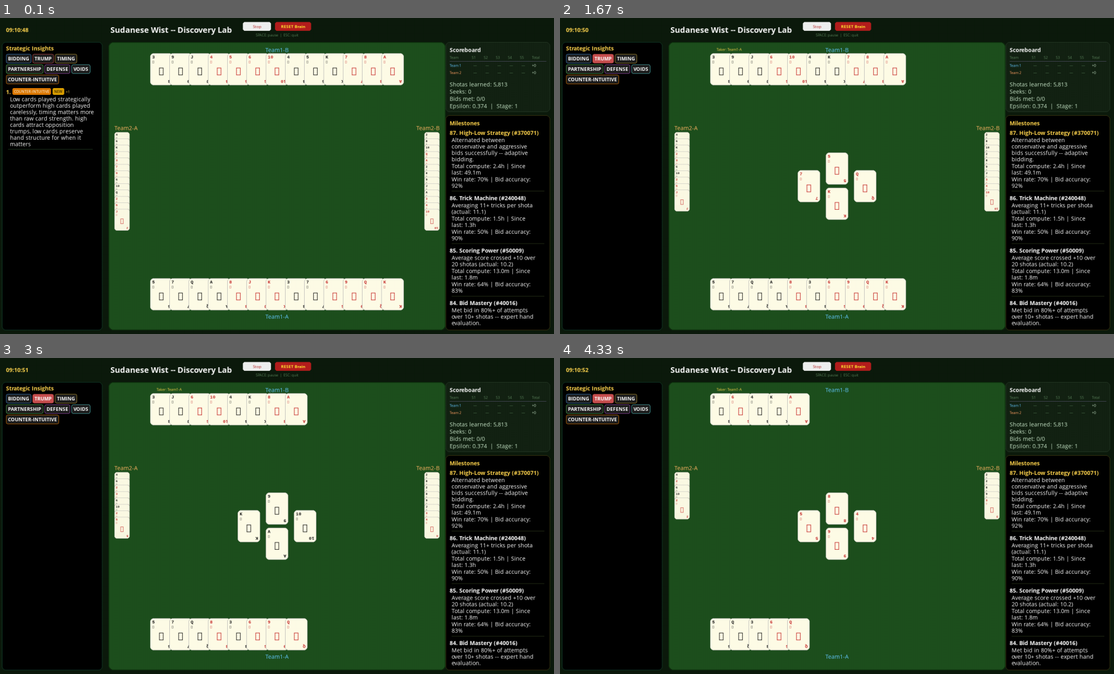
Above: before the commit, frames 1-4 (two rows, left to right).
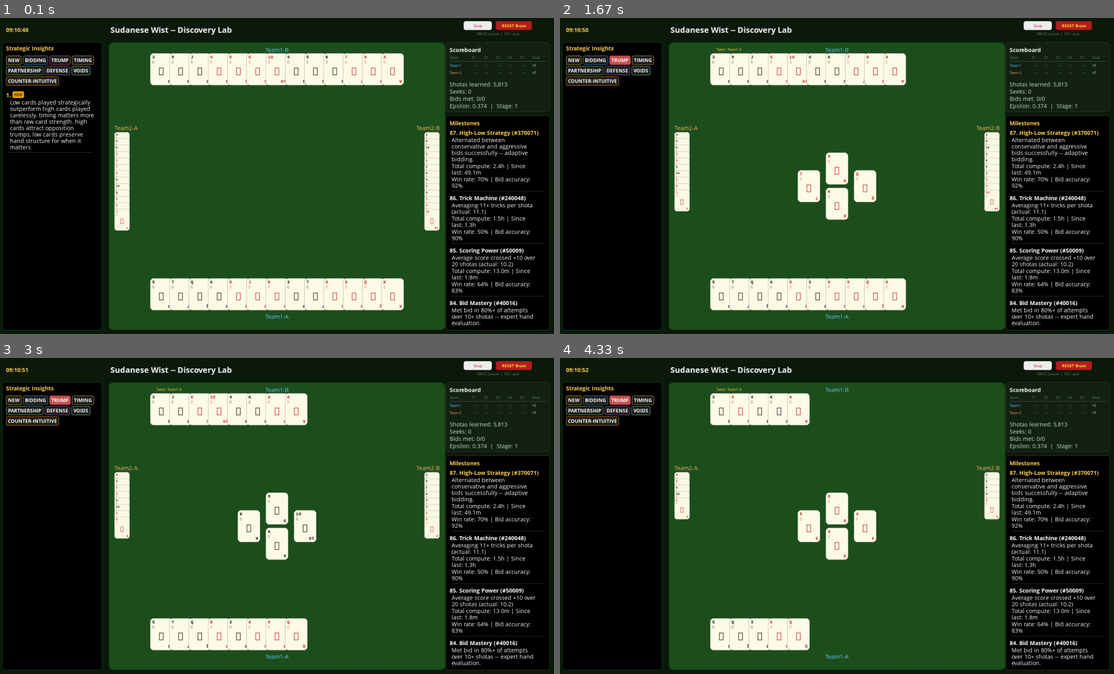
Above: after the commit, the same moments.

Repository: aamagzoub/engineering-intelligence
Game: pygame game, started from gui_wist_discovery/main.py
Same seed, same stepped clock (60 frames per second), same inputs: the game is played once before the commit and once after it.
Inputs (mouse positions are in pixels of both pictures, inside the frame that each line leads up to):
- Up to frame 1 (0.1 s): no input
- Up to frame 2 (1.67 s): click "NEW" at 0.38 s; click "BIDDING" at 0.72 s; click "TRUMP" at 1.05 s
- Up to frame 3 (3 s): click "Stop" at 1.88 s; tap Space at 2.17 s; click (260, 462) at 2.55 s
- Up to frame 4 (4.33 s): no input

The runs differ from the first frame. In frame 1, 3.3% of the frame differs, in the area x 1-96%, y 0-43%; in frame 2, 1.8%; in frame 3, 1.8%; in frame 4, 1.8%.

Commit message:
feat: v2.6.0 - NEW chip filter, confidence logic, buttons above scoreboard, steering rules

Diff:
--- a/gui_wist_discovery/renderer.py
+++ b/gui_wist_discovery/renderer.py
@@ -163,13 +163,13 @@
     # ─── Buttons ────────────────────────────────────────────────────────────────
 
     def _render_mode_btn(self, paused):
-        """Stop/Resume button + Reset button centered, with labels below."""
-        # Both buttons on one line, centered in header.
+        """Stop/Resume + Reset buttons above the scoreboard on the right side."""
+        px = SCREEN_WIDTH - 270
         btn_w, btn_h = 70, 22
         reset_w, reset_h = 90, 22
         total_w = btn_w + 10 + reset_w
-        start_x = (SCREEN_WIDTH - total_w) // 2
-        btn_y = 10
+        start_x = px + (260 - total_w) // 2
+        btn_y = 8
 
         # Stop/Resume button.
         btn = pygame.Rect(start_x, btn_y, btn_w, btn_h)
@@ -188,11 +188,11 @@
         t2 = self._btn_font_bold.render("RESET Brain", True, (255, 230, 50))
         self.screen.blit(t2, t2.get_rect(center=reset_btn.center))
 
-        # Labels below buttons, centered.
+        # Labels below buttons.
         label_text = "SPACE: pause  |  ESC: quit"
         label_surf = self.fonts["small"].render(label_text, True, TEXT_DIM)
-        label_x = (SCREEN_WIDTH - label_surf.get_width()) // 2
-        self.screen.blit(label_surf, (label_x, btn_y + btn_h + 4))
+        label_x = px + (260 - label_surf.get_width()) // 2
+        self.screen.blit(label_surf, (label_x, btn_y + btn_h + 3))
 
         return btn, reset_btn
 
@@ -332,6 +332,7 @@
 
     # Category colors for badges.
     _CAT_COLORS = {
+        "new": (220, 160, 0),
         "bidding": (60, 130, 200),
         "trump": (200, 80, 80),
         "timing": (180, 150, 50),
@@ -354,7 +355,7 @@
 
         # Title with gap after.
         self.screen.blit(self.fonts["large"].render("Strategic Insights", True, TEXT_GOLD), (15, y))
-        y += 24  # Extra gap after title before chips.
+        y += 28  # Gap after title before chips.
 
         # Category filter chips — after title, tight spacing.
         active_filter = state.get("insight_filter", None)
@@ -390,7 +391,7 @@
             chip_x += cw + 3
 
         state["_chip_rects"] = chip_rects
-        y = chip_y + ch + 10  # Extra gap after chips.
+        y = chip_y + ch + 14  # Gap after chips before insights list.
 
         insights = state.get("insights", [])
         if not insights:
@@ -400,8 +401,13 @@
 
         # Filter insights by category if a filter is active.
         if active_filter:
-            insights = [ins for ins in insights
-                        if (isinstance(ins, dict) and ins.get("category") == active_filter)]
+            if active_filter == "new":
+                insights = [ins for ins in insights
+                            if (isinstance(ins, dict) and ins.get("confidence", 1) <= 1)]
+            else:
+                insights = [ins for ins in insights
+                            if (isinstance(ins, dict) and ins.get("category") == active_filter
+                                and ins.get("confidence", 1) >= 2)]
 
         total = len(insights)
         insight_scroll = state.get("insight_scroll", 0)
@@ -447,21 +453,12 @@
             self.screen.blit(num_font.render(num_str, True, num_color), (x_cursor, y))
             x_cursor += num_font.size(num_str)[0]
 
-            # Category badge.
-            if category:
-                cat_color = self._CAT_COLORS.get(category, (120, 120, 120))
-                cat_text = category.upper()
-                cat_surf = small_font.render(cat_text, True, (255, 255, 255))
-                cat_w = cat_surf.get_width() + 8
-                cat_h = cat_surf.get_height() + 4
-                badge_rect = pygame.Rect(x_cursor, y + (18 - cat_h) // 2, cat_w, cat_h)
-                pygame.draw.rect(self.screen, cat_color, badge_rect, border_radius=3)
-                self.screen.blit(cat_surf, (x_cursor + 4, badge_rect.y + 2))
-                x_cursor += cat_w + 4
-
-            # NEW! badge — only for brand new discoveries (confidence == 1).
-            is_new = (isinstance(ins, dict) and ins.get("confidence", 1) == 1)
-            if is_new:
+            # Category badge OR NEW badge (not both).
+            # confidence 0 or 1 (first detection): show NEW badge only.
+            # confidence 2+ (confirmed): show category badge + confidence number.
+            conf_val = ins.get("confidence", 1) if isinstance(ins, dict) else 1
+            if conf_val <= 1:
+                # NEW badge — first ever detection.
                 new_surf = small_font.render("NEW", True, (0, 0, 0))
                 new_w = new_surf.get_width() + 8
                 new_h = new_surf.get_height() + 4
@@ -469,11 +466,22 @@
                 pygame.draw.rect(self.screen, (220, 160, 0), new_rect, border_radius=3)
                 self.screen.blit(new_surf, (x_cursor + 4, new_rect.y + 2))
                 x_cursor += new_w + 4
-
-            # Confidence as +N number.
-            conf_val = ins.get("confidence", 1) if isinstance(ins, dict) else 1
-            if isinstance(conf_val, int) and conf_val > 0:
-                conf_text = f"+{conf_val}"
+            else:
+                # Category badge.
+                if category:
+                    cat_color = self._CAT_COLORS.get(category, (120, 120, 120))
+                    cat_text = category.upper()
+                    cat_surf = small_font.render(cat_text, True, (255, 255, 255))
+                    cat_w = cat_surf.get_width() + 8
+                    cat_h = cat_surf.get_height() + 4
+                    badge_rect = pygame.Rect(x_cursor, y + (18 - cat_h) // 2, cat_w, cat_h)
+                    pygame.draw.rect(self.screen, cat_color, badge_rect, border_radius=3)
+                    self.screen.blit(cat_surf, (x_cursor + 4, badge_rect.y + 2))
+                    x_cursor += cat_w + 4
+
+            # Confidence number (only for confirmed: 2+).
+            if conf_val >= 2:
+                conf_text = f"+{conf_val - 1}"
                 self.screen.blit(small_font.render(conf_text, True, TEXT_GOLD), (x_cursor, y + 3))
                 x_cursor += small_font.size(conf_text)[0] + 4
 
Not shown, added: .kiro/steering/workflow-rules.md
